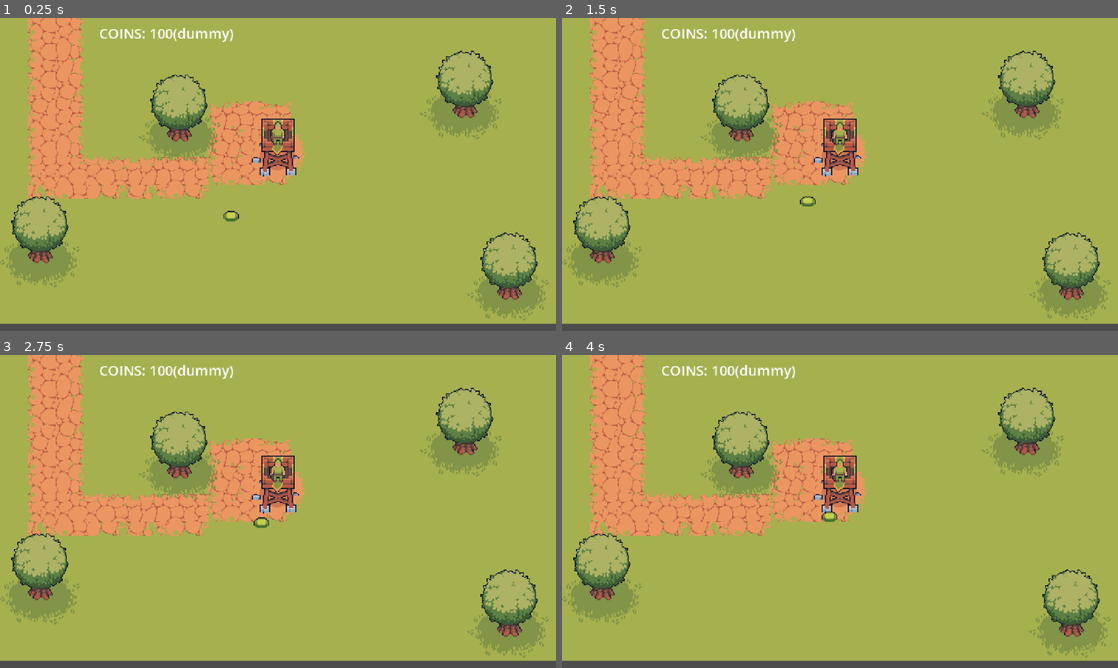
Above: before the commit, frames 1-4 (two rows, left to right).
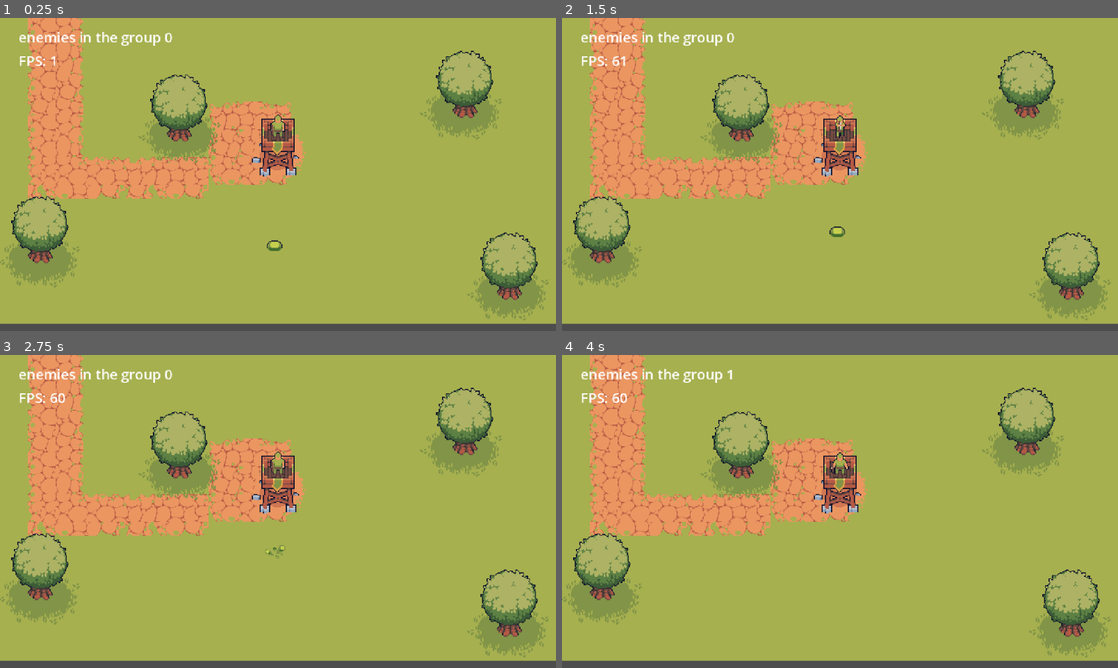
Above: after the commit, the same moments.

Repository: ButbkaDrug/easter_jam_with_ales
Game: Godot game, scene res://dev_main.tscn
Two runs of this game, one before a commit and one after it. Both use one fixed random seed, a clock stepped at 60 frames per second and the inputs below.
Inputs:
- Up to frame 1 (0.25 s): no input
- Up to frame 2 (1.5 s): no input
- Up to frame 3 (2.75 s): no input
- Up to frame 4 (4 s): no input

The runs differ from the first frame. In frame 1, 1.2% of the frame differs, in the area x 3-52%, y 3-75%; in frame 2, 1.2%, in the area x 3-52%, y 3-70%; in frame 3, 1.2%; in frame 4, 1.2%.

Commit message:
much stuff

Diff:
--- a/dev_main.gd
+++ b/dev_main.gd
@@ -5,12 +5,19 @@
 @export var slime_scene: PackedScene
 @export var player: StaticBody2D
 
+@onready var _container: VBoxContainer = $HUD/Control/VBoxContainer
+
+var _enemy_count: Label = Label.new()
+var _fps: Label = Label.new()
+
 var timer: float = 0
 var max_timer: float = 3
 
 # Called when the node enters the scene tree for the first time.
 func _ready() -> void:
-	pass # Replace with function body.
+	_container.add_child(_enemy_count)
+	_container.add_child(_fps)
+	pass
 
 
 # Called every frame. 'delta' is the elapsed time since the previous frame.
@@ -21,4 +28,10 @@
 		var slime = slime_scene.instantiate()
 		enemy_spawner.progress_ratio = randf()
 		slime.position = enemy_spawner.position
+		slime.add_to_group("Enemies")
 		add_child(slime)
+
+	var count:int = get_tree().get_node_count_in_group("Enemies")
+	var fps: int = Engine.get_frames_per_second()
+	_enemy_count.text ="enemies in the group {0}".format([count])
+	_fps.text = "FPS: {0}".format([fps])
--- a/dev_main.tscn
+++ b/dev_main.tscn
@@ -21,10 +21,24 @@
 [node name="HUD" type="CanvasLayer" parent="." unique_id=1951394893]
 
 [node name="Hud" parent="HUD" unique_id=914000408 instance=ExtResource("1_dvahd")]
+visible = false
 offset_left = 114.0
 offset_top = 6.0
 offset_right = 114.0
 offset_bottom = 6.0
+
+[node name="Control" type="Control" parent="HUD" unique_id=919414965]
+layout_mode = 3
+anchors_preset = 0
+offset_right = 40.0
+offset_bottom = 40.0
+
+[node name="VBoxContainer" type="VBoxContainer" parent="HUD/Control" unique_id=1209716326]
+layout_mode = 0
+offset_left = 21.0
+offset_top = 10.0
+offset_right = 61.0
+offset_bottom = 50.0
 
 [node name="Level01" parent="." unique_id=816955264 instance=ExtResource("2_gk6k3")]
 
@@ -39,4 +53,4 @@
 rotation = -0.02182464
 
 [node name="Slime" parent="." unique_id=2115889227 instance=ExtResource("2_ua12o")]
-position = Vector2(266, 234)
+position = Vector2(316, 268)
--- a/project.godot
+++ b/project.godot
@@ -34,6 +34,7 @@
 [global_group]
 
 Player=""
+Enemies=""
 
 [layer_names]
 
--- a/scenes/enemies/slime/slime.gd
+++ b/scenes/enemies/slime/slime.gd
@@ -1,12 +1,11 @@
 extends CharacterBody2D
 
-var hp:int = 10
-var speed: int = 20
-const DEFAULT_SPEED = 30
-
+const DEFAULT_SPEED = 20
+var health:int = 100
+var speed: int = DEFAULT_SPEED
 var direction: Vector2
 
-@onready var _animated_sprite_2d: AnimatedSprite2D = $AnimatedSprite2D
+# @onready var _animated_sprite_2d: AnimatedSprite2D = $AnimatedSprite2D
 @onready var _collision_shape_2d: CollisionShape2D = $CollisionShape2D
 @onready var _animation_player: AnimationPlayer = $AnimationPlayer
 @onready var _sprite: Sprite2D = $Sprite2D
@@ -14,11 +13,13 @@
 @onready var player: CharacterBody2D = get_tree().get_first_node_in_group("Player")
 
 func _ready():
-	_animated_sprite_2d.play("vertical_walk")
+	# _animated_sprite_2d.play("vertical_walk")
 	_animation_player.play("walk")
 
 # Called every frame. 'delta' is the elapsed time since the previous frame.
 func _physics_process(delta: float) -> void:
+	if is_dead():
+		return
 
 	if _sprite.frame < 2:
 		speed = 0
@@ -42,12 +43,24 @@
 			speed = 0
 
 func _process(delta: float) -> void:
-	if hp <= 0 && _animated_sprite_2d.animation != "death":
-		_animated_sprite_2d.play("death")
+	if is_dead() && _animation_player.current_animation != "death":
+		_animation_player.play("death")
 
-	if !_animated_sprite_2d.is_playing():
-		get_tree().reload_current_scene()
+	if !visible:
+		free()
 
-func _on_animated_sprite_2d_animation_looped() -> void:
-	if speed == 0:
-		player.hp -= 10
+
+
+func take_damage(damage: int):
+	health -= damage
+	if health <= 0:
+		health = 0
+
+func is_dead() -> bool:
+	return health <= 0
+
+
+func _on_animation_player_animation_finished(anim_name: StringName) -> void:
+	if anim_name == "death":
+		_animation_player.stop()
+		self.visible = false
--- a/scenes/enemies/slime/slime.tscn
+++ b/scenes/enemies/slime/slime.tscn
@@ -194,6 +194,46 @@
 "transitions": PackedFloat32Array(1),
 "update": 1,
 "values": [0]
+}
+
+[sub_resource type="Animation" id="Animation_58cyt"]
+resource_name = "death"
+length = 1.2
+tracks/0/type = "value"
+tracks/0/imported = false
+tracks/0/enabled = true
+tracks/0/path = NodePath("Sprite2D:texture")
+tracks/0/interp = 1
+tracks/0/loop_wrap = true
+tracks/0/keys = {
+"times": PackedFloat32Array(0),
+"transitions": PackedFloat32Array(1),
+"update": 1,
+"values": [ExtResource("1_1r730")]
+}
+tracks/1/type = "value"
+tracks/1/imported = false
+tracks/1/enabled = true
+tracks/1/path = NodePath("Sprite2D:hframes")
+tracks/1/interp = 1
+tracks/1/loop_wrap = true
+tracks/1/keys = {
+"times": PackedFloat32Array(0),
+"transitions": PackedFloat32Array(1),
+"update": 1,
+"values": [6]
+}
+tracks/2/type = "value"
+tracks/2/imported = false
+tracks/2/enabled = true
+tracks/2/path = NodePath("Sprite2D:frame")
+tracks/2/interp = 1
+tracks/2/loop_wrap = true
+tracks/2/keys = {
+"times": PackedFloat32Array(0, 0.2, 0.4, 0.6, 0.8, 1),
+"transitions": PackedFloat32Array(1, 1, 1, 1, 1, 1),
+"update": 1,
+"values": [0, 1, 2, 3, 4, 5]
 }
 
 [sub_resource type="Animation" id="Animation_5gf84"]
@@ -240,6 +280,7 @@
 [sub_resource type="AnimationLibrary" id="AnimationLibrary_58cyt"]
 _data = {
 &"RESET": SubResource("Animation_1r730"),
+&"death": SubResource("Animation_58cyt"),
 &"walk": SubResource("Animation_5gf84")
 }
 
@@ -273,3 +314,4 @@
 libraries/ = SubResource("AnimationLibrary_58cyt")
 
 [connection signal="animation_looped" from="AnimatedSprite2D" to="." method="_on_animated_sprite_2d_animation_looped"]
+[connection signal="animation_finished" from="AnimationPlayer" to="." method="_on_animation_player_animation_finished"]
--- a/scenes/player/player.gd
+++ b/scenes/player/player.gd
@@ -1,40 +1,66 @@
 extends Node2D
 
+@export var bullet_scene: PackedScene
+
 @onready var _tower: AnimatedSprite2D = $Tower
-@onready var _archer: AnimatedSprite2D = $Archer
+@onready var _animation_player: AnimationPlayer = $AnimationPlayer
+@onready var _range: Area2D = $Range
+@onready var _muzzle: Marker2D = $Muzzle
+@onready var _timer: Timer = $Timer
 
 var hp:int = 1000
+var active: bool = true
+var fire_rate: float = .5
 var targets: Array[Node2D]
 var current_target: Node2D = null
 
 # Called when the node enters the scene tree for the first time.
 func _ready() -> void:
 	_tower.play("idle")
-	_archer.play("idle")
+	_animation_player.play("idle")
+	_timer.wait_time = fire_rate
+
+func is_dead() -> bool:
+	return hp <= 0
 
 
 # Called every frame. 'delta' is the elapsed time since the previous frame.
 func _process(delta: float) -> void:
 
+	# Play death animation
+	if is_dead() && _tower.animation != "death":
+		_tower.play("death")
+
+	if !active:
+		return
+
 	_select_target()
 
 	if current_target:
 		# we shoot this bad boy
+		if _animation_player.current_animation == "idle":
+			_animation_player.play("preattack")
+
+		fire(current_target.global_position)
 		pass
+	else:
+		_animation_player.play("idle")
 
-	if hp <= 0 && _tower.animation != "death":
-		_tower.play("death")
 
 
 func _on_tower_animation_finished() -> void:
 	if _tower.animation == "death":
-		queue_free()
+		pass
 
 # Select the target from the target list and assignes it to current_target
 # if there is no targets in the list returns null
 func _select_target() -> void:
 	if targets.size() == 0:
 		return
+
+	if current_target && current_target.is_dead():
+			print("current target is dead", current_target)
+			targets.erase(current_target)
 
 	# remove deleted targets
 	targets = targets.filter(func(t): return is_instance_valid(t))
@@ -45,3 +71,44 @@
 		current_target = targets[0]
 	else:
 		current_target = null
+
+
+func _on_range_body_entered(body: Node2D) -> void:
+	targets.append(body)
+	pass # Replace with function body.
+
+
+func _on_range_body_exited(body: Node2D) -> void:
+	targets.erase(body)
+	pass # Replace with function body.
+
+func _instantiate_bullet(target_position: Vector2) -> void:
+		if bullet_scene == null:
+			printerr("bullet_scene not set in player")
+			return
+
+		var b: Node2D = bullet_scene.instantiate()
+		b.global_position = _muzzle.global_position
+		b.direction = (target_position - b.global_position).normalized()
+
+		get_tree().current_scene.add_child(b)
+
+func fire(target_position: Vector2) -> void:
+	if _timer.is_stopped():
+		_instantiate_bullet(target_position)
+		_timer.start()
+
+func take_damage(damage: int) -> void:
+	hp -= damage
+	if hp <=0:
+		hp = 0
+		active = false
+
+
+func _on_animation_player_animation_finished(anim_name: StringName) -> void:
+	match anim_name:
+		"preattack":
+			_animation_player.play("attack")
+		"attack":
+			if targets.size() < 1:
+				_animation_player.play("idle")
--- a/scenes/player/player.tscn
+++ b/scenes/player/player.tscn
@@ -1,10 +1,13 @@
 [gd_scene format=3 uid="uid://c08xal3jexv6p"]
 
 [ext_resource type="Script" uid="uid://lq5el2i6by5j" path="res://scenes/player/player.gd" id="1_fcb3x"]
+[ext_resource type="PackedScene" uid="uid://b56e60s34nmlp" path="res://scenes/projectiles/arrow.tscn" id="2_75vfm"]
 [ext_resource type="Texture2D" uid="uid://c74rljm16gqui" path="res://assets/tower/upgrade/2.png" id="2_lvxji"]
 [ext_resource type="Texture2D" uid="uid://cfk4o7usrel3x" path="res://assets/tower/units/1/D_Idle.png" id="3_gmlin"]
 [ext_resource type="Texture2D" uid="uid://dtbj1mygbnbk8" path="res://assets/tower/upgrade/1.png" id="3_p47bc"]
 [ext_resource type="Texture2D" uid="uid://cdjd0op73fu7c" path="res://assets/tower/idle/3.png" id="4_p47bc"]
+[ext_resource type="Texture2D" uid="uid://cwj4pdp4so1ki" path="res://assets/tower/units/1/D_Attack.png" id="7_0owmy"]
+[ext_resource type="Texture2D" uid="uid://wsgyd2u7iymy" path="res://assets/tower/units/1/D_Preattack.png" id="8_qek5x"]
 
 [sub_resource type="AtlasTexture" id="AtlasTexture_fm80t"]
 atlas = ExtResource("2_lvxji")
@@ -38,21 +41,21 @@
 atlas = ExtResource("3_p47bc")
 region = Rect2(0, 0, 70, 130)
 
+[sub_resource type="AtlasTexture" id="AtlasTexture_5gtgg"]
+atlas = ExtResource("4_p47bc")
+region = Rect2(70, 0, 70, 130)
+
+[sub_resource type="AtlasTexture" id="AtlasTexture_h17s1"]
+atlas = ExtResource("4_p47bc")
+region = Rect2(140, 0, 70, 130)
+
+[sub_resource type="AtlasTexture" id="AtlasTexture_je7p5"]
+atlas = ExtResource("4_p47bc")
+region = Rect2(210, 0, 70, 130)
+
 [sub_resource type="AtlasTexture" id="AtlasTexture_qek5x"]
 atlas = ExtResource("4_p47bc")
 region = Rect2(0, 0, 70, 130)
-
-[sub_resource type="AtlasTexture" id="AtlasTexture_5gtgg"]
-atlas = ExtResource("4_p47bc")
-region = Rect2(70, 0, 70, 130)
-
-[sub_resource type="AtlasTexture" id="AtlasTexture_h17s1"]
-atlas = ExtResource("4_p47bc")
-region = Rect2(140, 0, 70, 130)
-
-[sub_resource type="AtlasTexture" id="AtlasTexture_je7p5"]
-atlas = ExtResource("4_p47bc")
-region = Rect2(210, 0, 70, 130)
 
 [sub_resource type="SpriteFrames" id="SpriteFrames_y2cyt"]
 animations = [{
@@ -87,20 +90,20 @@
 }, {
 "frames": [{
 "duration": 1.0,
+"texture": SubResource("AtlasTexture_5gtgg")
+}, {
+"duration": 1.0,
+"texture": SubResource("AtlasTexture_h17s1")
+}, {
+"duration": 1.0,
+"texture": SubResource("AtlasTexture_je7p5")
+}, {
+"duration": 1.0,
 "texture": SubResource("AtlasTexture_qek5x")
-}, {
-"duration": 1.0,
-"texture": SubResource("AtlasTexture_5gtgg")
-}, {
-"duration": 1.0,
-"texture": SubResource("AtlasTexture_h17s1")
-}, {
-"duration": 1.0,
-"texture": SubResource("AtlasTexture_je7p5")
 }],
 "loop": true,
 "name": &"idle",
-"speed": 5.0
+"speed": 3.0
 }]
 
 [sub_resource type="AtlasTexture" id="AtlasTexture_lvxji"]
@@ -142,25 +145,229 @@
 [sub_resource type="RectangleShape2D" id="RectangleShape2D_dovo2"]
 size = Vector2(37, 40)
 
+[sub_resource type="CircleShape2D" id="CircleShape2D_p47bc"]
+radius = 90.873535
+
+[sub_resource type="Animation" id="Animation_qek5x"]
+length = 0.001
+tracks/0/type = "value"
+tracks/0/imported = false
+tracks/0/enabled = true
+tracks/0/path = NodePath("ArcherSprite:texture")
+tracks/0/interp = 1
+tracks/0/loop_wrap = true
+tracks/0/keys = {
+"times": PackedFloat32Array(0),
+"transitions": PackedFloat32Array(1),
+"update": 1,
+"values": [ExtResource("3_gmlin")]
+}
+tracks/1/type = "value"
+tracks/1/imported = false
+tracks/1/enabled = true
+tracks/1/path = NodePath("ArcherSprite:hframes")
+tracks/1/interp = 1
+tracks/1/loop_wrap = true
+tracks/1/keys = {
+"times": PackedFloat32Array(0),
+"transitions": PackedFloat32Array(1),
+"update": 1,
+"values": [4]
+}
+tracks/2/type = "value"
+tracks/2/imported = false
+tracks/2/enabled = true
+tracks/2/path = NodePath("ArcherSprite:frame")
+tracks/2/interp = 1
+tracks/2/loop_wrap = true
+tracks/2/keys = {
+"times": PackedFloat32Array(0),
+"transitions": PackedFloat32Array(1),
+"update": 1,
+"values": [0]
+}
+
+[sub_resource type="Animation" id="Animation_5gtgg"]
+resource_name = "attack"
+length = 1.2
+tracks/0/type = "value"
+tracks/0/imported = false
+tracks/0/enabled = true
+tracks/0/path = NodePath("ArcherSprite:texture")
+tracks/0/interp = 1
+tracks/0/loop_wrap = true
+tracks/0/keys = {
+"times": PackedFloat32Array(0),
+"transitions": PackedFloat32Array(1),
+"update": 1,
+"values": [ExtResource("7_0owmy")]
+}
+tracks/1/type = "value"
+tracks/1/imported = false
+tracks/1/enabled = true
+tracks/1/path = NodePath("ArcherSprite:hframes")
+tracks/1/interp = 1
+tracks/1/loop_wrap = true
+tracks/1/keys = {
+"times": PackedFloat32Array(0),
+"transitions": PackedFloat32Array(1),
+"update": 1,
+"values": [6]
+}
+tracks/2/type = "value"
+tracks/2/imported = false
+tracks/2/enabled = true
+tracks/2/path = NodePath("ArcherSprite:frame")
+tracks/2/interp = 1
+tracks/2/loop_wrap = true
+tracks/2/keys = {
+"times": PackedFloat32Array(0, 0.2, 0.4, 0.6, 0.8, 1),
+"transitions": PackedFloat32Array(1, 1, 1, 1, 1, 1),
+"update": 1,
+"values": [0, 1, 2, 3, 4, 5]
+}
+
+[sub_resource type="Animation" id="Animation_h17s1"]
+resource_name = "idle"
+length = 0.8
+loop_mode = 1
+tracks/0/type = "value"
+tracks/0/imported = false
+tracks/0/enabled = true
+tracks/0/path = NodePath("ArcherSprite:texture")
+tracks/0/interp = 1
+tracks/0/loop_wrap = true
+tracks/0/keys = {
+"times": PackedFloat32Array(0),
+"transitions": PackedFloat32Array(1),
+"update": 1,
+"values": [ExtResource("3_gmlin")]
+}
+tracks/1/type = "value"
+tracks/1/imported = false
+tracks/1/enabled = true
+tracks/1/path = NodePath("ArcherSprite:hframes")
+tracks/1/interp = 1
+tracks/1/loop_wrap = true
+tracks/1/keys = {
+"times": PackedFloat32Array(0),
+"transitions": PackedFloat32Array(1),
+"update": 1,
+"values": [4]
+}
+tracks/2/type = "value"
+tracks/2/imported = false
+tracks/2/enabled = true
+tracks/2/path = NodePath("ArcherSprite:frame")
+tracks/2/interp = 1
+tracks/2/loop_wrap = true
+tracks/2/keys = {
+"times": PackedFloat32Array(0, 0.2, 0.4, 0.6),
+"transitions": PackedFloat32Array(1, 1, 1, 1),
+"update": 1,
+"values": [0, 1, 2, 3]
+}
+
+[sub_resource type="Animation" id="Animation_je7p5"]
+resource_name = "preattack"
+length = 0.2
+tracks/0/type = "value"
+tracks/0/imported = false
+tracks/0/enabled = true
+tracks/0/path = NodePath("ArcherSprite:texture")
+tracks/0/interp = 1
+tracks/0/loop_wrap = true
+tracks/0/keys = {
+"times": PackedFloat32Array(0),
+"transitions": PackedFloat32Array(1),
+"update": 1,
+"values": [ExtResource("8_qek5x")]
+}
+tracks/1/type = "value"
+tracks/1/imported = false
+tracks/1/enabled = true
+tracks/1/path = NodePath("ArcherSprite:hframes")
+tracks/1/interp = 1
+tracks/1/loop_wrap = true
+tracks/1/keys = {
+"times": PackedFloat32Array(0),
+"transitions": PackedFloat32Array(1),
+"update": 1,
+"values": [1]
+}
+tracks/2/type = "value"
+tracks/2/imported = false
+tracks/2/enabled = true
+tracks/2/path = NodePath("ArcherSprite:frame")
+tracks/2/interp = 1
+tracks/2/loop_wrap = true
+tracks/2/keys = {
+"times": PackedFloat32Array(0),
+"transitions": PackedFloat32Array(1),
+"update": 1,
+"values": [0]
+}
+
+[sub_resource type="AnimationLibrary" id="AnimationLibrary_je7p5"]
+_data = {
+&"RESET": SubResource("Animation_qek5x"),
+&"attack": SubResource("Animation_5gtgg"),
+&"idle": SubResource("Animation_h17s1"),
+&"preattack": SubResource("Animation_je7p5")
+}
+
 [node name="Player" type="CharacterBody2D" unique_id=1746586113 groups=["Player"]]
 y_sort_enabled = true
 collision_layer = 4
 collision_mask = 2
 script = ExtResource("1_fcb3x")
+bullet_scene = ExtResource("2_75vfm")
 
 [node name="Tower" type="AnimatedSprite2D" parent="." unique_id=1437771279]
 position = Vector2(0, -57)
 sprite_frames = SubResource("SpriteFrames_y2cyt")
 animation = &"idle"
+frame = 3
+frame_progress = 1.0
 
 [node name="Archer" type="AnimatedSprite2D" parent="." unique_id=1193518914]
-position = Vector2(0, -42)
+visible = false
+position = Vector2(0, -50)
 sprite_frames = SubResource("SpriteFrames_qek5x")
 animation = &"idle"
 frame_progress = 0.7246294
 
 [node name="CollisionShape2D" type="CollisionShape2D" parent="." unique_id=2670758]
+visible = false
 position = Vector2(0.5, -24)
 shape = SubResource("RectangleShape2D_dovo2")
 
-[connection signal="animation_finished" from="Tower" to="." method="_on_tower_animation_finished"]
+[node name="Range" type="Area2D" parent="." unique_id=1410574523]
+visible = false
+collision_layer = 0
+collision_mask = 2
+
+[node name="CollisionShape2D" type="CollisionShape2D" parent="Range" unique_id=107148553]
+position = Vector2(0, -24)
+shape = SubResource("CircleShape2D_p47bc")
+
+[node name="Muzzle" type="Marker2D" parent="." unique_id=75601626]
+position = Vector2(0, -42)
+
+[node name="Timer" type="Timer" parent="." unique_id=1412020886]
+one_shot = true
+
+[node name="ArcherSprite" type="Sprite2D" parent="." unique_id=1837980433]
+position = Vector2(0, -50)
+texture = ExtResource("3_gmlin")
+hframes = 4
+
+[node name="TowerSprite" type="Sprite2D" parent="." unique_id=1234362187]
+visible = false
+
+[node name="AnimationPlayer" type="AnimationPlayer" parent="." unique_id=898950232]
+libraries/ = SubResource("AnimationLibrary_je7p5")
+
+[connection signal="body_entered" from="Range" to="." method="_on_range_body_entered"]
+[connection signal="body_exited" from="Range" to="." method="_on_range_body_exited"]
+[connection signal="animation_finished" from="AnimationPlayer" to="." method="_on_animation_player_animation_finished"]
--- /dev/null
+++ b/scenes/projectiles/arrow.gd
@@ -0,0 +1,37 @@
+extends Node2D
+
+@export var speed: float = 500
+@export var damage: int = 30
+var direction: Vector2 = Vector2.ZERO
+
+
+# Called when the node enters the scene tree for the first time.
+func _ready() -> void:
+	pass # Replace with function body.
+
+
+# Called every frame. 'delta' is the elapsed time since the previous frame.
+func _process(delta: float) -> void:
+	pass
+
+func _physics_process(delta: float) -> void:
+	position += direction * speed * delta
+
+
+# that for the hitboxes
+func _on_area_2d_area_entered(area: Area2D) -> void:
+	#needs refactoring to hitbox\hurbox
+	if area.has_method("take_damage"):
+		area.take_damage(damage)
+		queue_free()
+
+func _on_visible_on_screen_notifier_2d_screen_exited():
+	# Cleanup when it leaves the screen so the game doesn't lag
+	print("bullet left the screen")
+	queue_free()
+
+
+func _on_area_2d_body_entered(body: Node2D) -> void:
+	if body.has_method("take_damage"):
+		body.take_damage(damage)
+		queue_free()
--- /dev/null
+++ b/scenes/projectiles/arrow.tscn
@@ -0,0 +1,24 @@
+[gd_scene format=3 uid="uid://b56e60s34nmlp"]
+
+[ext_resource type="Script" uid="uid://cf0qj37jkvytx" path="res://scenes/projectiles/arrow.gd" id="1_iyfe7"]
+[ext_resource type="Texture2D" uid="uid://dllmb7qc5mdea" path="res://assets/tower/units/Arrow/1.png" id="1_ugh5m"]
+
+[sub_resource type="RectangleShape2D" id="RectangleShape2D_iyfe7"]
+size = Vector2(3, 14)
+
+[node name="Arrow" type="Node2D" unique_id=464861915]
+script = ExtResource("1_iyfe7")
+
+[node name="Sprite2D" type="Sprite2D" parent="." unique_id=1741542647]
+position = Vector2(1, 0)
+texture = ExtResource("1_ugh5m")
+
+[node name="Area2D" type="Area2D" parent="." unique_id=620041140]
+collision_mask = 2
+
+[node name="CollisionShape2D" type="CollisionShape2D" parent="Area2D" unique_id=553151248]
+position = Vector2(0.5, 0)
+shape = SubResource("RectangleShape2D_iyfe7")
+
+[connection signal="area_entered" from="Area2D" to="." method="_on_area_2d_area_entered"]
+[connection signal="body_entered" from="Area2D" to="." method="_on_area_2d_body_entered"]
Not shown, added: scenes/projectiles/arrow.gd.uid
